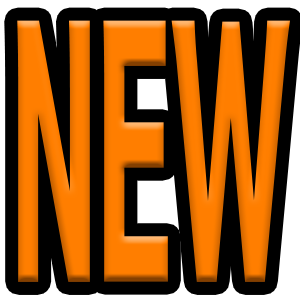
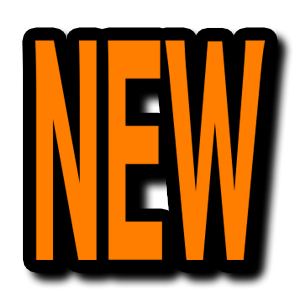
Comparing the layer stacks of the two 300 x 300 images. Changes:
renamed "NEW" to "레이어 16", painted on it over [17, 20, 290, 282]
hid group "그룹 1" (20 layers) over [4, 7, 300, 295]
